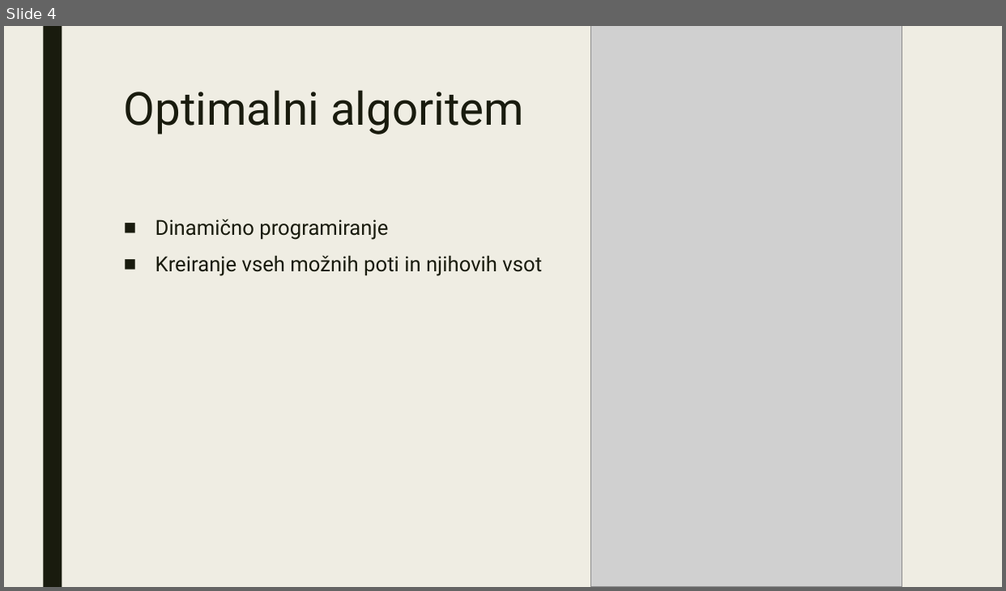
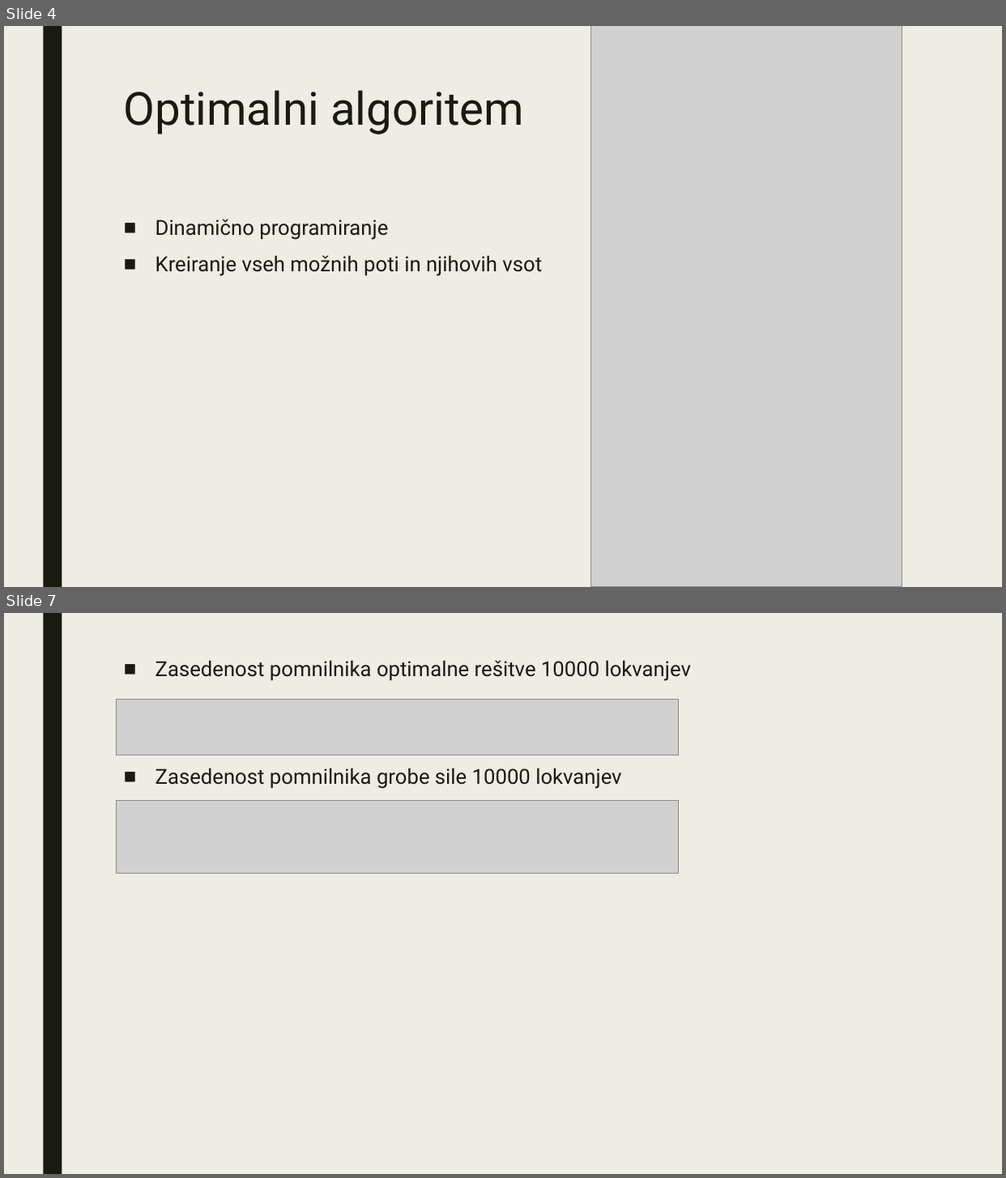
Before and after one commit to mcentrih/CPSystems, a slide deck: ATRUP/ATURPpredstavitev.pptx. Shown one above the other, each under a label of ours: slide 4 before the commit, slides 4 and 7 after it; the slides between them are not shown. The pictures are 1006x591 and 1006x1178 pixels, drawn with LibreOffice and Linux fonts; fonts in the diff are those of the drawing; grey boxes stand for pictures. Boxes give left, top, right and bottom in pixels: in the first picture for what was removed or moved away, otherwise in the second. Text is boxed around its words. In the diff, an @@ line names an element or a change of style, - is before the commit and + after.

```diff
--- a/ATRUP/ATURPpredstavitev.pptx
+++ b/ATRUP/ATURPpredstavitev.pptx
@@ slide 7 added at <box>4,613,1002,1174</box>, background #EFEDE3; not listed: 1 template element that a slide beside it also shows @@
@@ text added at <box>155,660,691,789</box>, 20 pt, text #191B0E @@
+■ Zasedenost pomnilnika optimalne rešitve 10000 lokvanjev
+■ Zasedenost pomnilnika grobe sile 10000 lokvanjev
@@ picture added at <box>117,699,679,755</box> @@
@@ picture added at <box>117,801,679,874</box> @@
```
Also in this commit, not shown: 1 slide changed, 1 other slide added, 1 slide removed, 24 other files.
